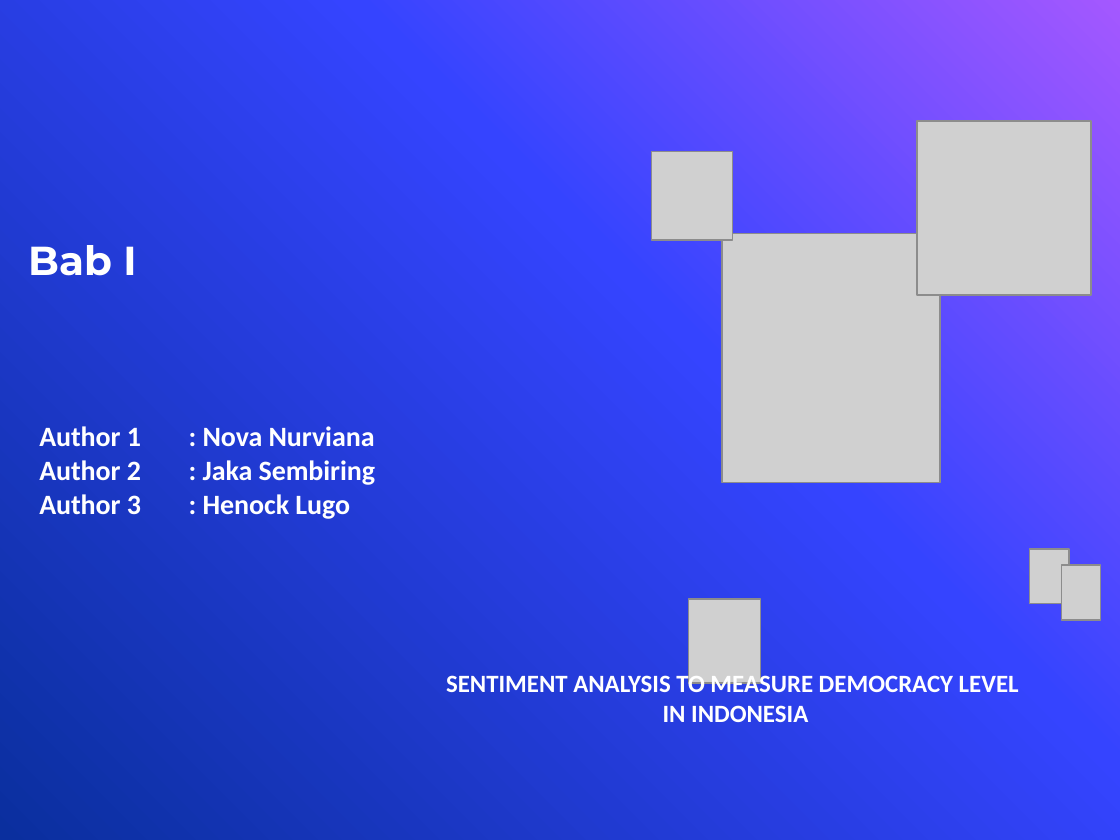
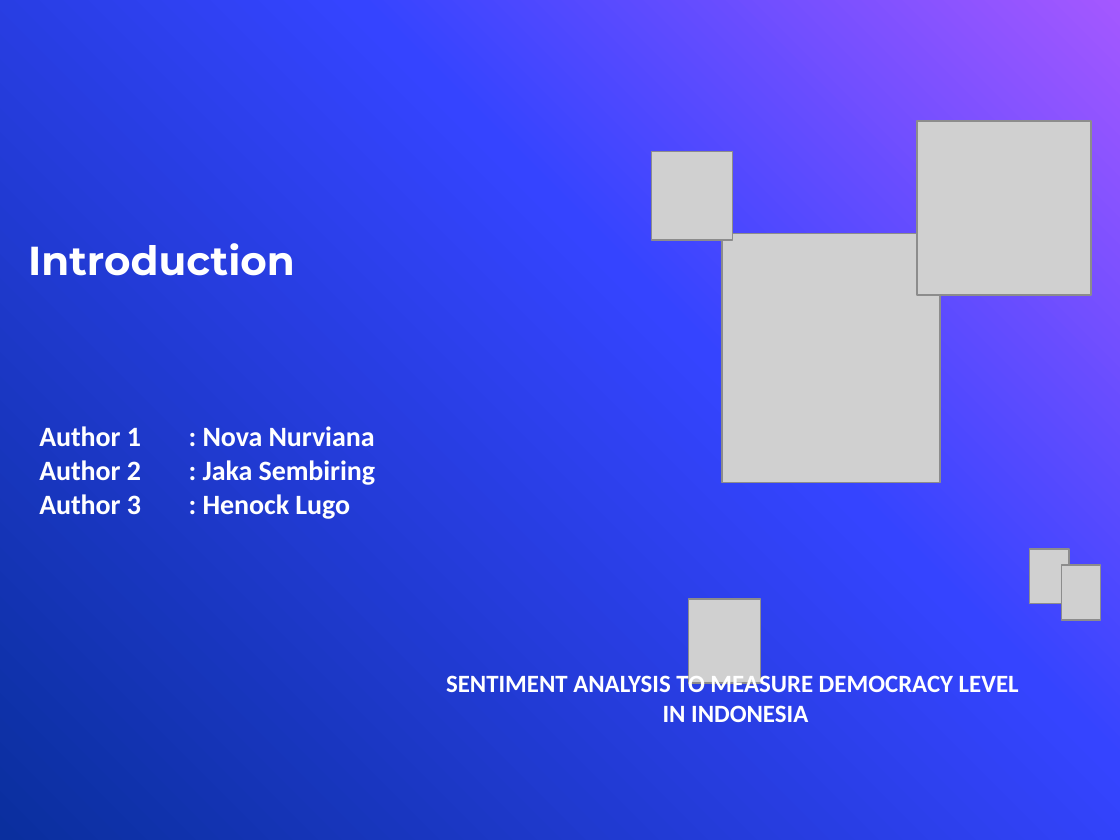
Before and after one commit to novanurviana/catatanbimbingan, a slide deck: slide 1 of bab 1.pptx. Drawn at 1120x840 pixels with LibreOffice and Linux fonts; fonts in the diff are those of the drawing; grey boxes stand for pictures; background and template pictures are left out. Boxes give left, top, right and bottom in pixels: in the first picture for what was removed or moved away, otherwise in the second. Text is boxed around its words. In the diff, an @@ line names an element or a change of style, - is before the commit and + after.

```diff
--- a/bab 1.pptx
+++ b/bab 1.pptx
@@ title at box(28, 243, 295, 276): text changed @@
-Bab I
+Introduction
```
Also in this commit, not shown: 1 other slide changed.
